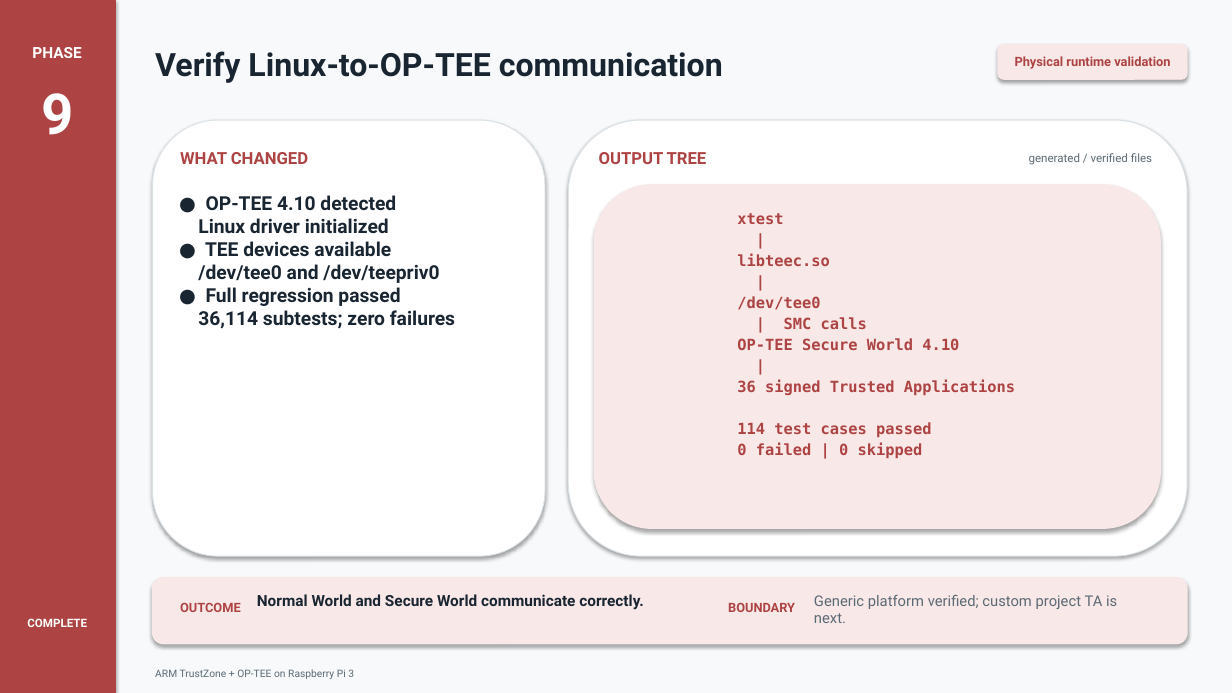
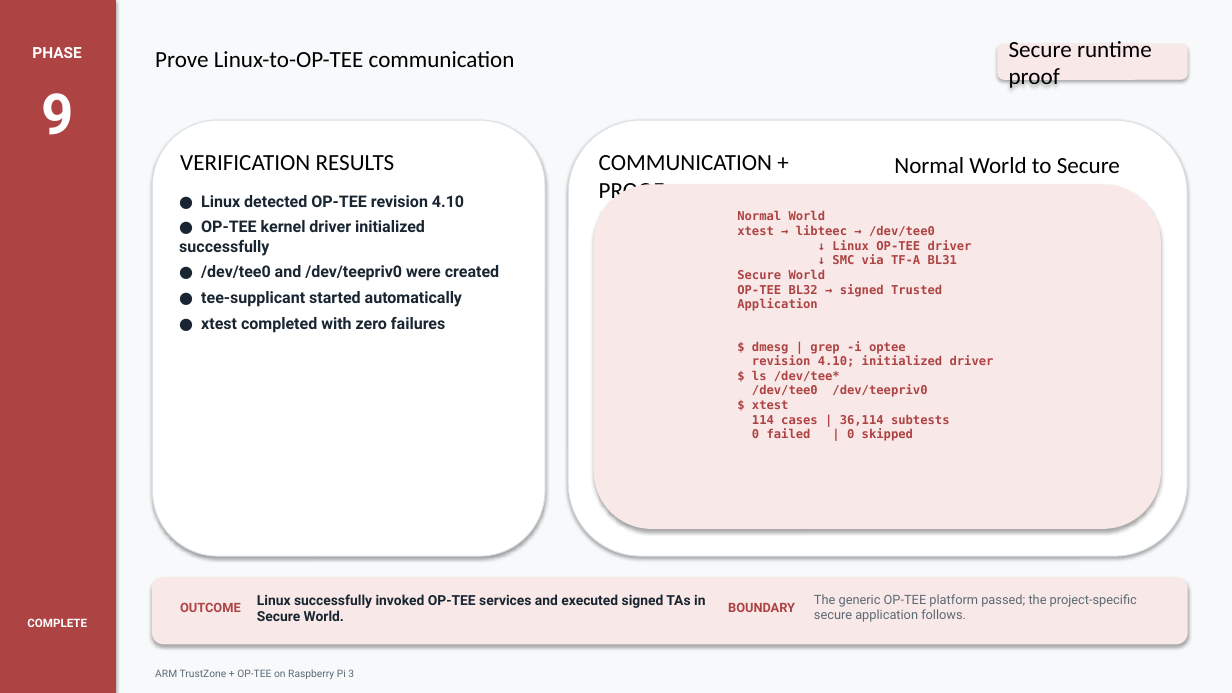
Before and after one commit to Aslam493/Minor_Project, a slide deck: slide 9 of Minor_Project_Steps_1_to_10_Updated.pptx. Drawn at 1232x693 pixels with LibreOffice and Linux fonts; fonts in the diff are those of the drawing. Boxes give left, top, right and bottom in pixels: in the first picture for what was removed or moved away, otherwise in the second. Text is boxed around its words. In the diff, an @@ line names an element or a change of style, - is before the commit and + after.

```diff
--- a/Minor_Project_Steps_1_to_10_Updated.pptx
+++ b/Minor_Project_Steps_1_to_10_Updated.pptx
@@ text at (155, 51, 515, 67): text changed; size 25 to 18 pt; font Roboto to Calibri; text colour #192632 to #000000; bold off @@
-Verify Linux-to-OP-TEE communication
+Prove Linux-to-OP-TEE communication
@@ text in rounded rectangle at (1009, 41, 1152, 88): text changed; size 10 to 18 pt; font Roboto to Calibri; text colour #AE4343 to #000000; bold off @@
-Physical runtime validation
+Secure runtime proof
@@ text at (180, 155, 395, 170): text changed; size 13 to 18 pt; font Roboto to Calibri; text colour #AE4343 to #000000; bold off @@
-WHAT CHANGED
+VERIFICATION RESULTS
@@ text at (599, 155, 772, 198): text changed; size 13 to 18 pt; font Roboto to Calibri; text colour #AE4343 to #000000; bold off @@
-OUTPUT TREE
+COMMUNICATION + PROOF
@@ text at (894, 157, 1120, 173): text changed; size 9 to 18 pt; font Roboto to Calibri; text colour #5B6A74 to #000000 @@
-generated / verified files
+Normal World to Secure World
@@ text at (179, 195, 499, 333): text changed; size 15 to 12.5 pt @@
-● OP-TEE 4.10 detected
-Linux driver initialized
-● TEE devices available
-/dev/tee0 and /dev/teepriv0
-● Full regression passed
-36,114 subtests; zero failures
+● Linux detected OP-TEE revision 4.10
+● OP-TEE kernel driver initialized successfully
+● /dev/tee0 and /dev/teepriv0 were created
+● tee-supplicant started automatically
+● xtest completed with zero failures
@@ text at (737, 211, 994, 426): text changed; size 12 to 9.5 pt @@
-xtest
-|
-libteec.so
-|
-/dev/tee0
-| SMC calls
-OP-TEE Secure World 4.10
-|
-36 signed Trusted Applications
-114 test cases passed
+Normal World
+xtest → libteec → /dev/tee0
+↓ Linux OP-TEE driver
+↓ SMC via TF-A BL31
+Secure World
+OP-TEE BL32 → signed Trusted Application
+$ dmesg | grep -i optee
+revision 4.10; initialized driver
+$ ls /dev/tee*
+/dev/tee0 /dev/teepriv0
+$ xtest
+114 cases | 36,114 subtests
@@ text at (752, 429, 913, 442): size 12 to 9.5 pt in "0 failed | 0 skipped"; less space between paragraphs @@
@@ text at (257, 594, 705, 621): text changed; size 12 to 10.8 pt @@
-Normal World and Secure World communicate correctly.
+Linux successfully invoked OP-TEE services and executed signed TAs in Secure World.
@@ text at (814, 594, 1137, 622): text changed; size 11.5 to 10 pt @@
-Generic platform verified; custom project TA is next.
+The generic OP-TEE platform passed; the project-specific secure application follows.
```
Also in this commit, not shown: 4 other slides changed, 3 other files.
